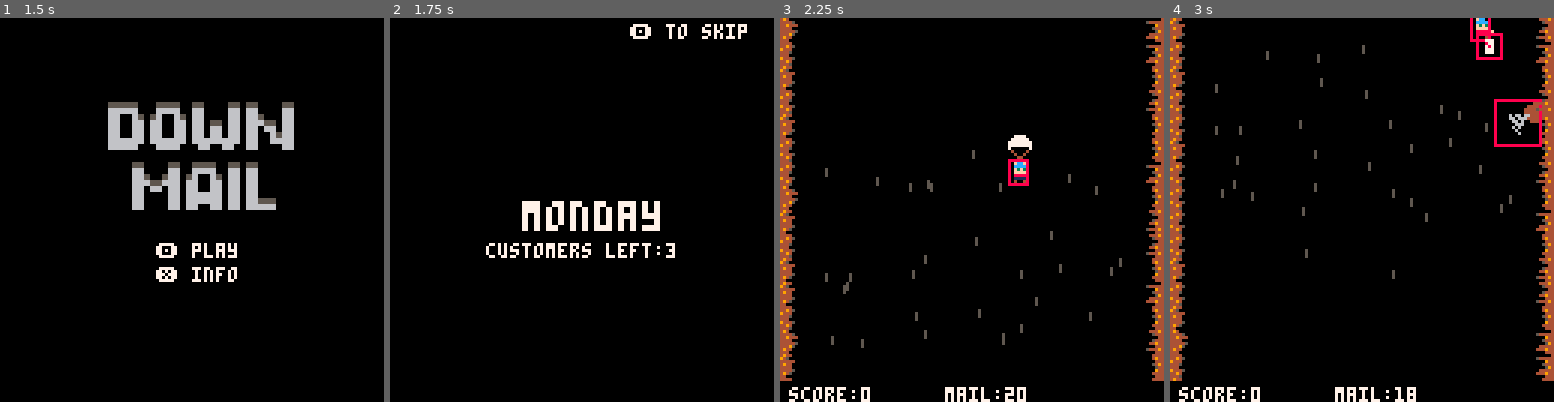
Above: before the commit, frames 1-4 (left to right).
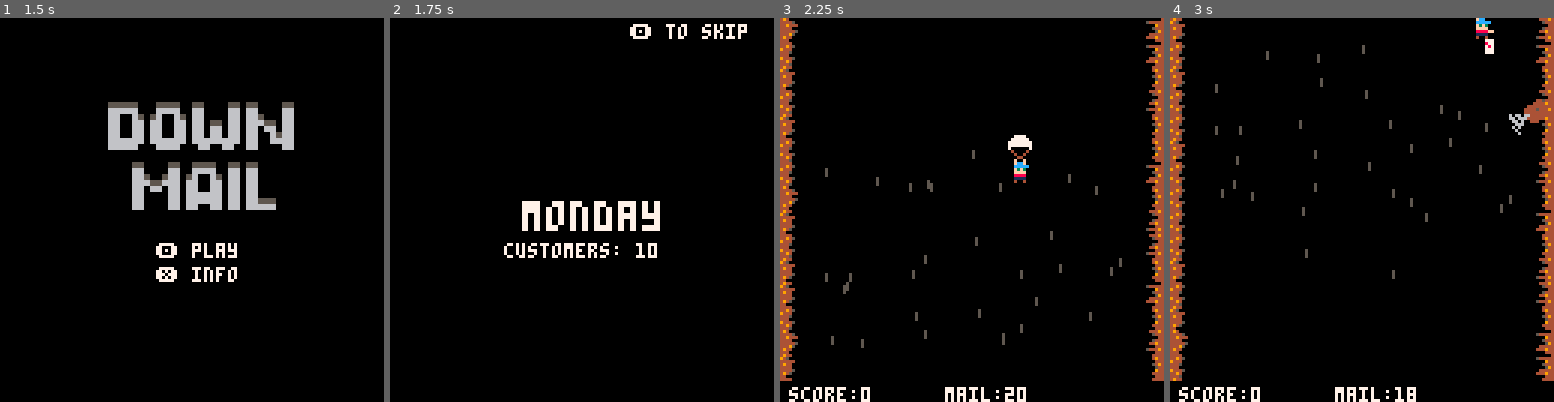
Above: after the commit, the same moments.

Repository: sugarvoid/down-mail
Game: PICO-8 cartridge down_mail.p8
Two runs of this game, one before a commit and one after it. Both use one fixed random seed, a clock stepped at 60 frames per second and the inputs below.
Inputs:
- Up to frame 1 (1.5 s): tap X (X key) at 0.33, 1.07 s; tap O (Z key) at 0.7 s
- Up to frame 2 (1.75 s): hold Right from 1.6 s (still down); tap O (Z key) at 1.7 s
- Up to frame 3 (2.25 s): tap X (X key) at 1.85 s; release Right at 2.1 s; tap O (Z key) at 2.1 s; hold Up from 2.15 s (still down)
- Up to frame 4 (3 s): release Up at 2.42 s; hold Right from 2.47 s (still down); tap O (Z key) at 2.5, 2.9 s; tap X (X key) at 2.97 s

Frame 1 is identical in both runs. In frame 2, 1.0% of the frame differs, in the area x 25-75%, y 58-63%; in frame 3, 0.2%; in frame 4, 0.7%.

Commit message:
Remove debug draws

Diff:
--- a/src/bone.lua
+++ b/src/bone.lua
@@ -37,5 +37,4 @@
 
 function bone:draw()
     spr(self.img,self.x,self.y)
-    draw_hb(self.hitbox)
 end
--- a/src/branch.lua
+++ b/src/branch.lua
@@ -40,5 +40,4 @@
     spr(self.spr_1,self.x,self.y)
     spr(15,self.x+8,self.y)
     spr(self.spr_3,self.x+16,self.y)
-    draw_hb(self.hitbox)
 end
--- a/src/clothing.lua
+++ b/src/clothing.lua
@@ -18,5 +18,5 @@
     c.x=p1.x
     c.y=p1.y
     c.fall_speed=2
-    add(objects.front,_c)
+    add(objects.front,c)
 end
--- a/src/dog.lua
+++ b/src/dog.lua
@@ -9,8 +9,6 @@
     d.x = rnd({113, 7})
     d.curr_y = -10
     d.y = d.curr_y
-    --d.w = 8
-    --d.h = 14
     d.hitbox = hitbox.new(d, 8, 14)
     d.facing_l = d.x < 128 / 2
     d.col = rnd({4,7})
@@ -86,7 +84,6 @@
         end
 
         if self.bone_clock.seconds == self.firerate then
-        --if self.tmr_throw == 0 then
             self.bone_clock:restart()
             self:throw_bone()
         end
@@ -100,14 +97,6 @@
         end
     end
     self.hitbox:update()
-end
-
-function dog:take_damage()
-
-end
-
-function dog:enter()
-
 end
 
 function dog:move(new_y)
@@ -136,7 +125,6 @@
     if not self.in_play then
         self:draw_shield()
     end
-    draw_hb(self.hitbox)
 end
 
 function dog:draw_shield()
--- a/src/letter.lua
+++ b/src/letter.lua
@@ -11,7 +11,6 @@
     l.tossed = true
     l.img = 32
     l.dir = _dir
-    print_debug(_dir)
     l.speed = 1
     l.accel = 0.5
     l.x = p1.x
@@ -65,7 +64,6 @@
 
 function letter:draw()
     spr(self.img, self.x, self.y)
-    draw_hb(self.hitbox)
 end
 
 function update_letters()
--- a/src/mailbox.lua
+++ b/src/mailbox.lua
@@ -66,7 +66,6 @@
     spr(self.img, self.x, self.y, 1, 1, self.facing_l)
     pal()
     spr(37, self.x, self.y + 8)
-    draw_hb(self.hitbox)
 end
 
 function mailbox:on_good_letter(_score)
@@ -78,7 +77,6 @@
 
     if self.is_customer then
         update_score(10 * flr(_score))
-        --p1.deliveries += 1
         day_deliveries += 1
     end
 end
@@ -90,7 +88,7 @@
 end
 
 function resubscribe()
-    -- Change mailbox to a non-customer (red one)
+    -- Change mailbox to a customer (blue one)
     for i, value in ipairs(residents) do
         if value == false then
             got_new_customer = true
--- a/src/main.lua
+++ b/src/main.lua
@@ -105,10 +105,6 @@
     unsubscribers = 0
 
     mailbox_num = 1
-
-    customer_count = 3
-    noncustomer_count = 1
-
     show_results = false
 
 
@@ -227,7 +223,7 @@
     end
 
 
-    if results_clock.seconds >= 6 and results_clock.is_running then
+    if results_clock.seconds >= 3 and results_clock.is_running then
         results_clock:stop()
         show_results = false
 
@@ -322,7 +318,7 @@
     -- print(p1.deliveries, 80, 40, 7)
 
     if got_new_customer then
-        print("resubscribers: 1", 10, 48, 7)
+        print("customers gained: 1", 10, 48, 7)
     else
         print("customers lost: " .. unsubscribers, 10, 48, 7)
     end
@@ -335,7 +331,7 @@
 function draw_day()
     cls(0)
     print("\^w\^t" .. days[day], hcenter("\^w\^t" .. days[day]), 61, 7)
-    print("customers left:" .. customer_count, hcenter("customers left:" .. customer_count), 75, 7)
+    print("customers: " .. customer_count, hcenter("customers: " .. customer_count), 75, 7)
     draw_skip()
 end
 
@@ -393,7 +389,11 @@
     --deliveries_total += p1.deliveries
     --missed_mb_total += p1.missed_mb
     --damaged_mb_total += p1.damaged_mb
-    p1 = init_player()
+    --p1 = init_player()
+
+    p1.x = 54
+    p1.y = 54
+    p1.letters = 20
 
     g_state = gamestates.day_title
     --init_wind()
--- a/src/player.lua
+++ b/src/player.lua
@@ -1,6 +1,5 @@
 player = {}
 player.__index = player
-
 
 function init_player()
     local p = setmetatable({}, player)
@@ -26,35 +25,27 @@
     return p
 end
 
+
 function player:move(dir)
     if dir == "l" then
-        --self.x -= self.move_speed
         self.x = mid(6, self.x - self.move_speed, 115)
         self.facing_l = true
     elseif dir == "r" then
-        --self.x += self.move_speed
         self.x = mid(6, self.x + self.move_speed, 115)
         self.facing_l = false
     end
 end
 
 function player:draw()
-    --if self.is_alive then
     spr(self.img, self.x, self.y, 1, 1, self.facing_l)
     spr(self.chute_spr, self.x, self.y - 8)
-    --else
-    --  spr(49, self.x, self.y)
-    --end
+
     if self.life >= 2 then
         spr(18, self.x, self.y, 1, 1, self.facing_l)
     end
     if self.life == 3 then
         spr(17, self.x, self.y, 1, 1, self.facing_l)
     end
-
-    --draw_hitbox(self)
-
-    draw_hb(self.hitbox)
 end
 
 function player:update_chute(open)
@@ -83,14 +74,13 @@
 
     if self.is_chute_open then
         self.speed = mid(-3, self.speed + self.accel, 3)
-        self.y     -= self.speed
+        self.y -= self.speed
     else
         self.speed = mid(-4, self.speed + self.accel, 4)
-        self.y     += self.speed
+        self.y += self.speed
     end
 
     if self.y <= -30 or self.y >= 140 then
-        --self.is_alive = false
         goto_gameover(2)
     end
 
@@ -104,7 +94,6 @@
             self.img = self.sprite_b
         end
     end
-
     self.hitbox:update()
 end
 
@@ -124,7 +113,6 @@
     self.chute_open_spr += 1
     sfx(16)
     if p1.life == 0 then
-        --sfx(11)
         goto_gameover(1)
     end
 end
@@ -138,8 +126,6 @@
         else
             spawn_letter(1)
         end
-
     end
     self.thr_anmi = 10
-
 end
--- a/src/rock.lua
+++ b/src/rock.lua
@@ -38,5 +38,4 @@
     if self.danger_time >= 0 then
         spr(25, self.x, 10)
     end
-    draw_hb(self.hitbox)
 end
--- a/src/twister.lua
+++ b/src/twister.lua
@@ -7,20 +7,14 @@
     local t = setmetatable({}, twister)
     t.x = x
     t.y = y
-    --_t.position = nil
-    --_t.next_position = nil
     t.life_timer = 120
     t.move_timer = 60
-    --_t.target = p1
     t.anim = { 51, 52, 53 }
     t.tick = 0
     t.frame = 1
     t.step = 3
     t.img = 51
-    --_t.dis = 0
-    --_t.angle = 0
     t.speed = 0.04
-    --_t.prox = 0.2
     t.hitbox = hitbox.new(t, 15, 15)
     t:move()
     add(twisters, t)
@@ -32,6 +26,9 @@
 
 function twister:update()
 
+    self.move_timer -= 1
+    self.life_timer -= 1
+
     self.x += (self.next_x - self.x) * self.speed
     self.y += (self.next_y - self.y) * self.speed
 
@@ -39,52 +36,24 @@
     if (self.tick == 0) then
         self.frame = self.frame % #self.anim + 1
     end
-    self.life_timer -= 1
+
+
     if self.life_timer <= 0 then
         del(twisters, self)
-        self.img = 38
-        --self.target = nil --{ x = randi_rang(10,100), y = 125, type = "exit" }
-        self.speed = 3
-       -- self.prox = 0.8
     end
-    self.move_timer -= 1
+
+
     if self.move_timer <= 0 then
         self.move_timer = 60
         self:move()
     end
 
-    --if self.target then
-    --    local _newangle = atan2(self.target.x - self.x, self.target.y - self.y)
-
-        -- if _newangle <= 0.3 then
-        --     local _t = self.target.type
-        --     if _t == "exit" then
-        --         del(twisters, self)
-        --     elseif _t == "player" then
-        --         -- p1.move_speed = 0.5
-        --     end
-        -- end
-
-      --  self.angle = angle_lerp(self.angle, _newangle, self.prox)
-      --  self.x += self.speed * cos(self.angle)
-     --   self.y += self.speed * sin(self.angle)
-
-     --   self.dis = dist(self.target, self)
-   -- end
-
-
-    --print_debug(self.dis)
-    --self.hitbox:update()
     self.hitbox.x = self.x - 4
     self.hitbox.y = self.y - 4
 end
 
 function twister:draw()
-
-
     spr(self.anim[self.frame], self.x, self.y, 1, 1)
-
-    draw_hb(self.hitbox)
 end
 
 function twister:move()
